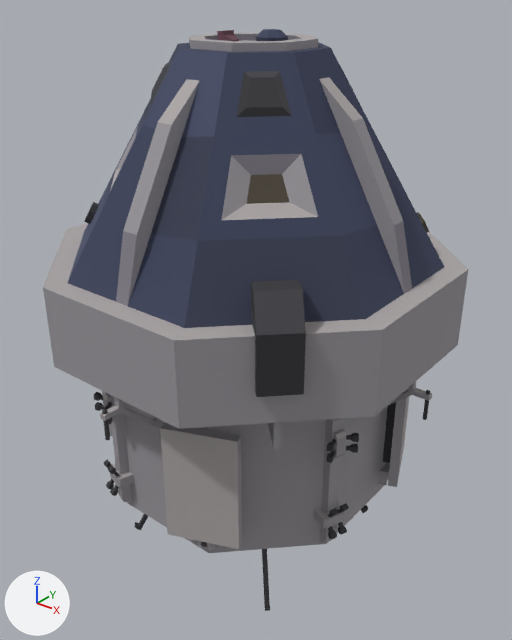
The glTF model ui/public/modelos/capsula-llegada.glb as it was, and as the next commit left it.
Both versions are drawn from a camera (50 mm lens) standing at (3.69, -4.56, 5.2) and looking at (0.04, 0.0, 2.37). Lighting does not change. The marker at lower left points along +X, +Y and +Z. The older version comes first. Vertices at exactly the same position are counted once.

Names of what the first picture shows: 'CCBY_Capsule'.
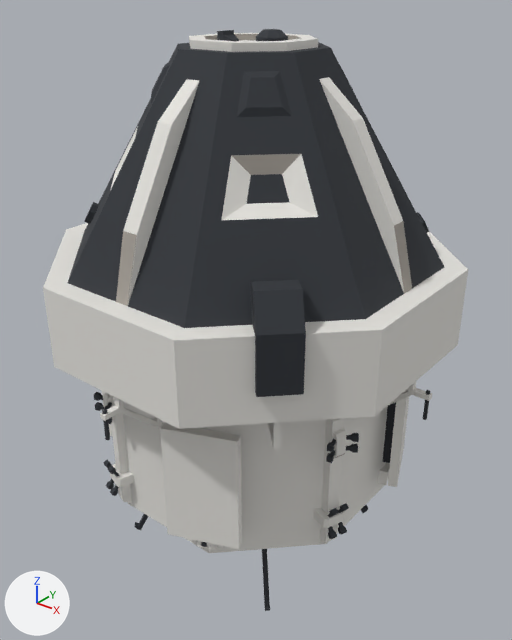
The edits, one by one:
me_ccby_capsule has 1854 vertices, 3344 faces and spans x -1.79..1.79, y -1.79..1.79, z 0.0..4.84.
me_ccby_capsule is used by ob_ccby_capsule; location (0.0, 0.0, 0.0).
me_ccby_capsule part 1: 2304 faces centred in x -1.78..1.78, y -1.78..1.78, z 0.01..4.84 are repainted in the vertex colours; the middle colour goes from dark grey #37373b to dark grey #2e3238.
me_ccby_capsule part 2: 1040 faces centred in x -1.79..1.79, y -1.79..1.79, z 0.68..4.78 are repainted in the vertex colours; the middle colour goes from grey #9a979c to white #e8e6e1.

Pixel boxes (x1, y1, x2, y2) of what changed, in the pictures (512 x 640 px):
part 1 of me_ccby_capsule, recoloured: (68, 29, 444, 601) in both
part 2 of me_ccby_capsule, recoloured (grey to white): (43, 33, 468, 553) in both
